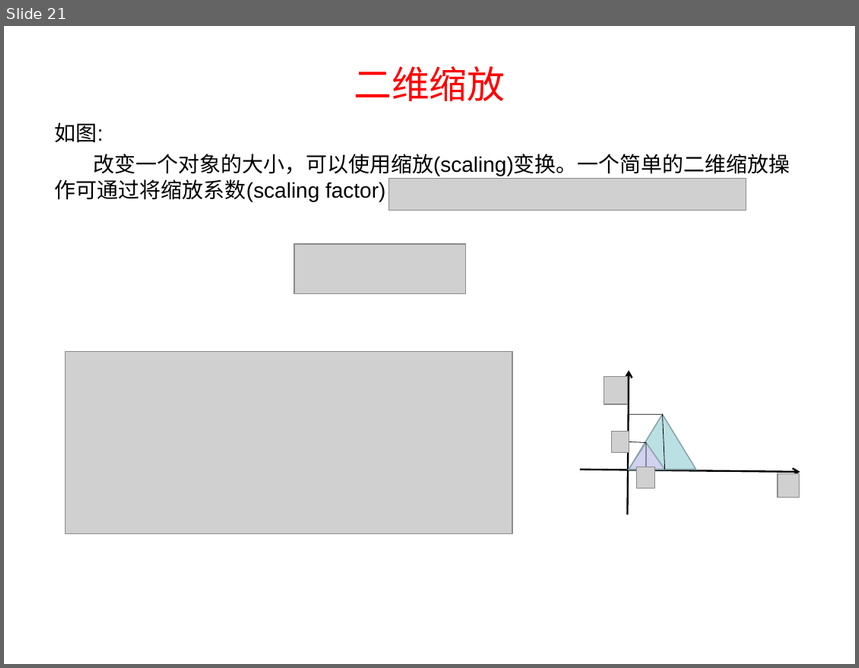
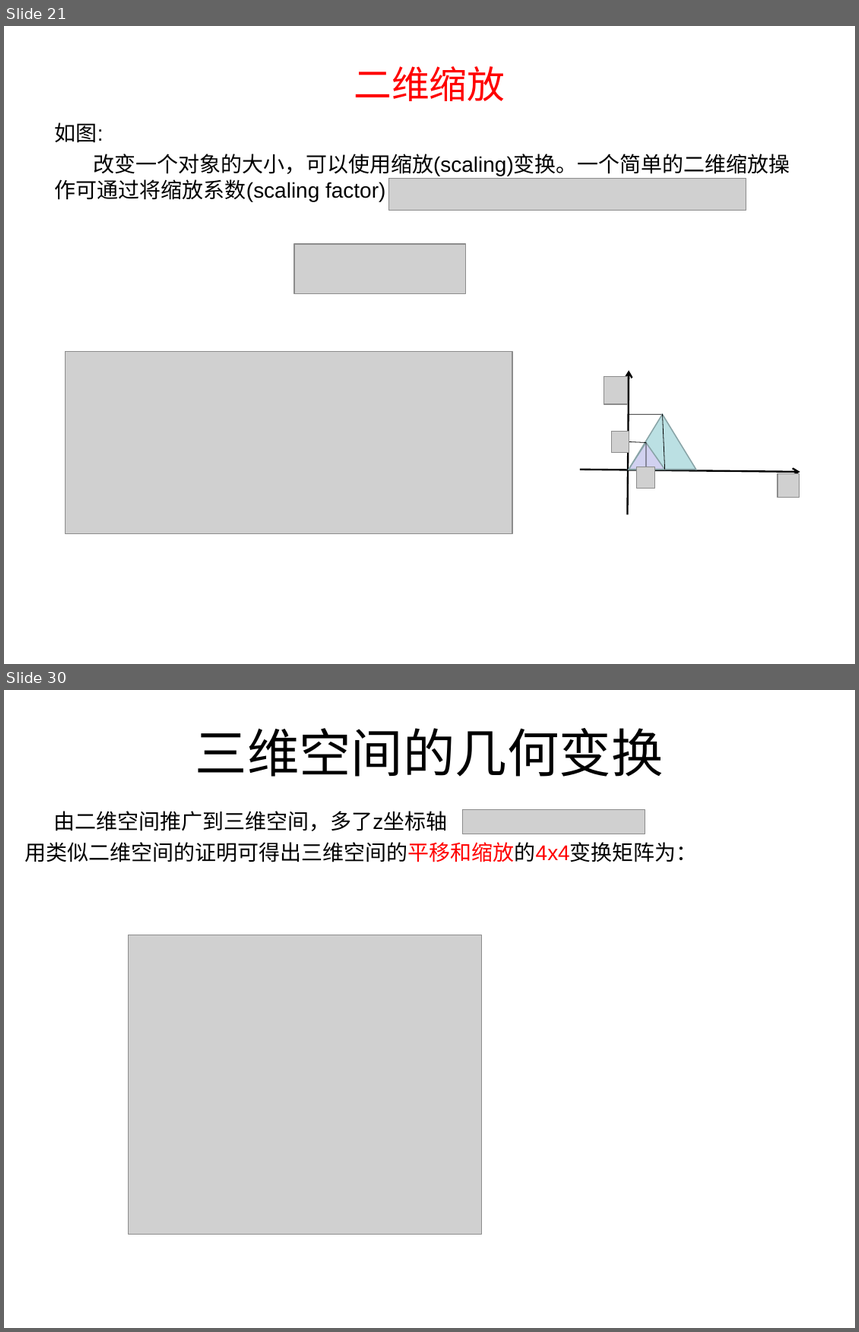
Before and after one commit to lhswei/3Dtransform, a slide deck: 3D数学基础transform.ppt. Shown one above the other, each under a label of ours: slide 21 before the commit, slides 21 and 30 after it; the slides between them are not shown. The pictures are 859x668 and 859x1332 pixels, drawn with LibreOffice and Linux fonts; fonts in the diff are those of the drawing; grey boxes stand for pictures; background and template pictures are left out. Boxes give left, top, right and bottom in pixels: in the first picture for what was removed or moved away, otherwise in the second. Text is boxed around its words. In the diff, an @@ line names an element or a change of style, - is before the commit and + after.

```diff
--- a/3D数学基础transform.ppt
+++ b/3D数学基础transform.ppt
@@ slide 30 added at (4, 690, 855, 1328), background #FFFFFF @@
@@ title added at (196, 728, 664, 777), 44 pt, text #000000 @@
+三维空间的几何变换
@@ text added at (25, 811, 698, 863), 18 pt, text #000000 @@
+由二维空间推广到三维空间，多了z坐标轴
+用类似二维空间的证明可得出三维空间的平移和缩放的4x4变换矩阵为：
@@ picture added at (463, 810, 645, 834) @@
@@ picture added at (129, 935, 481, 1235) @@
```
Also in this commit, not shown: 1 slide changed, 13 other slides added, 1 slide removed.
